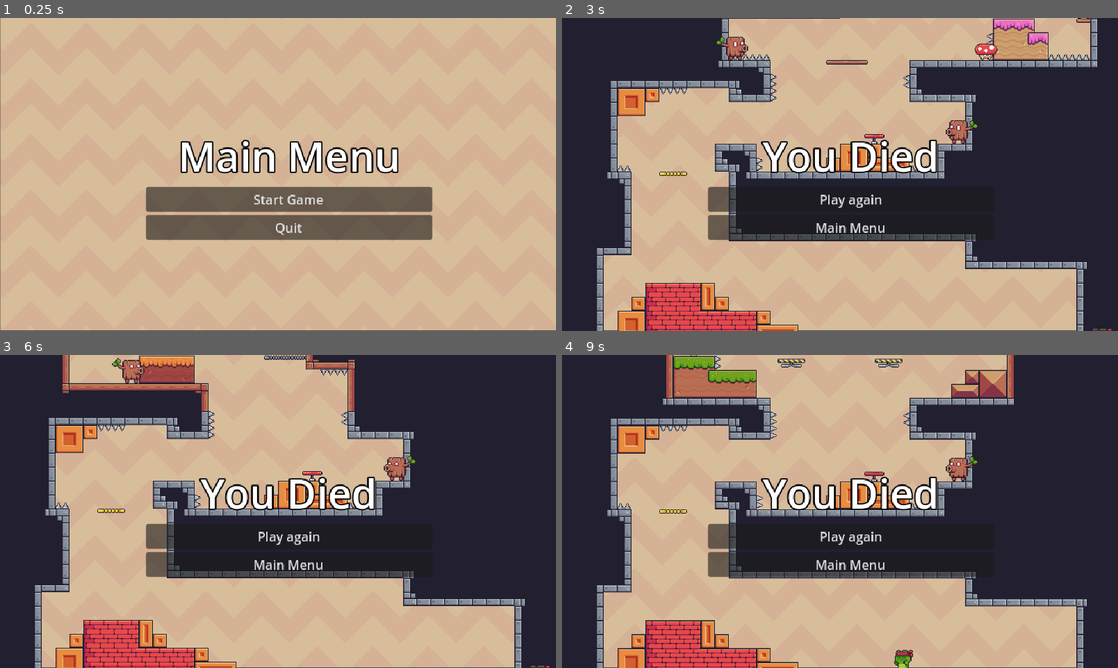
Above: before the commit, frames 1-4 (two rows, left to right).
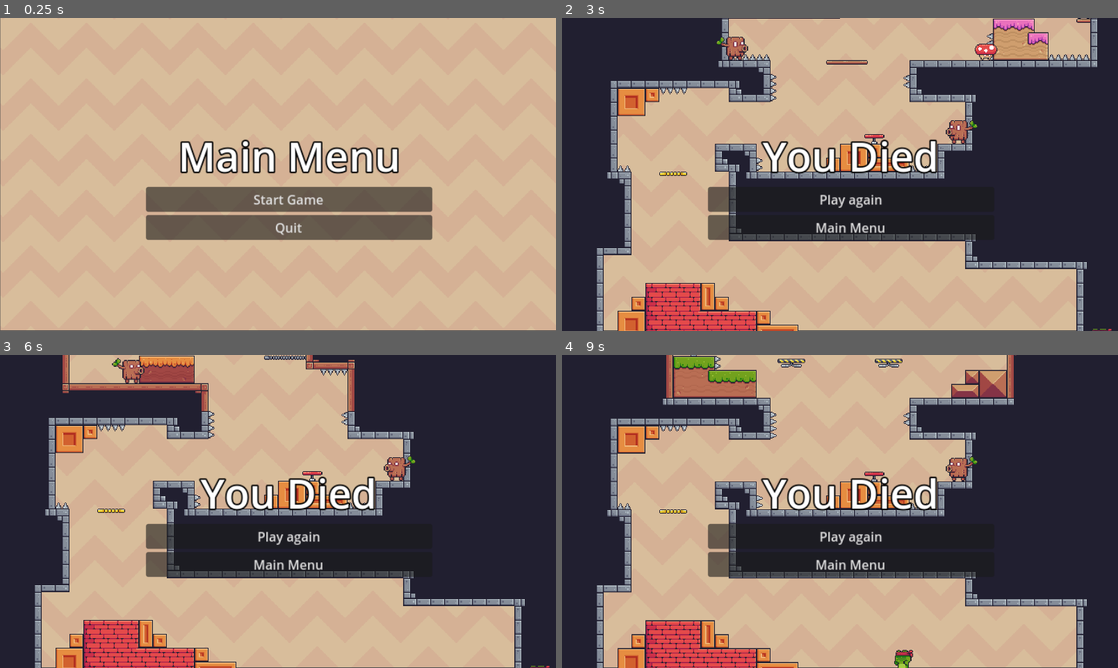
Above: after the commit, the same moments.

Repository: ImTheGoose/ddu-platformer
Game: Godot game, scene res://Main.tscn
Two runs of this game, one before a commit and one after it. Both use one fixed random seed, a clock stepped at 60 frames per second and the inputs below.
Inputs:
- Up to frame 1 (0.25 s): no input
- Up to frame 2 (3 s): click "Start Game" at 0.5 s; hold D (move_right) 1.28-2.78 s; tap W (jump) at 1.52, 2.27 s; hold A (move_left) from 2.78 s (still down)
- Up to frame 3 (6 s): release A (move_left) at 3.5 s; click "Play again" at 3.5 s; hold D (move_right) 4.28-5.78 s; tap W (jump) at 4.52, 5.27 s; hold A (move_left) from 5.78 s (still down)
- Up to frame 4 (9 s): tap W (jump) at 6.02, 8.27 s; release A (move_left) at 6.5 s; click "Play again" at 6.5 s; hold D (move_right) 7.28-8.03 s; hold A (move_left) from 8.03 s (still down)

The runs differ from the first frame. In frame 1, 1.0% of the frame differs, in the area x 32-72%, y 38-70%; in frame 2, 0.9%; in frame 3, 0.9%; in frame 4, 0.9%.

Commit message:
update text rendering for ui

Diff:
--- a/Main.tscn
+++ b/Main.tscn
@@ -143,6 +143,7 @@
 grow_vertical = 2
 
 [node name="MenuManager" type="Control" parent="Camera2D" node_paths=PackedStringArray("map_gen")]
+texture_filter = 2
 layout_mode = 3
 anchors_preset = 0
 offset_right = 1920.0
@@ -151,7 +152,6 @@
 map_gen = NodePath("../../map_generator")
 
 [node name="MainMenu" type="VBoxContainer" parent="Camera2D/MenuManager"]
-visible = false
 layout_mode = 0
 offset_left = 504.00003
 offset_top = 353.00006
